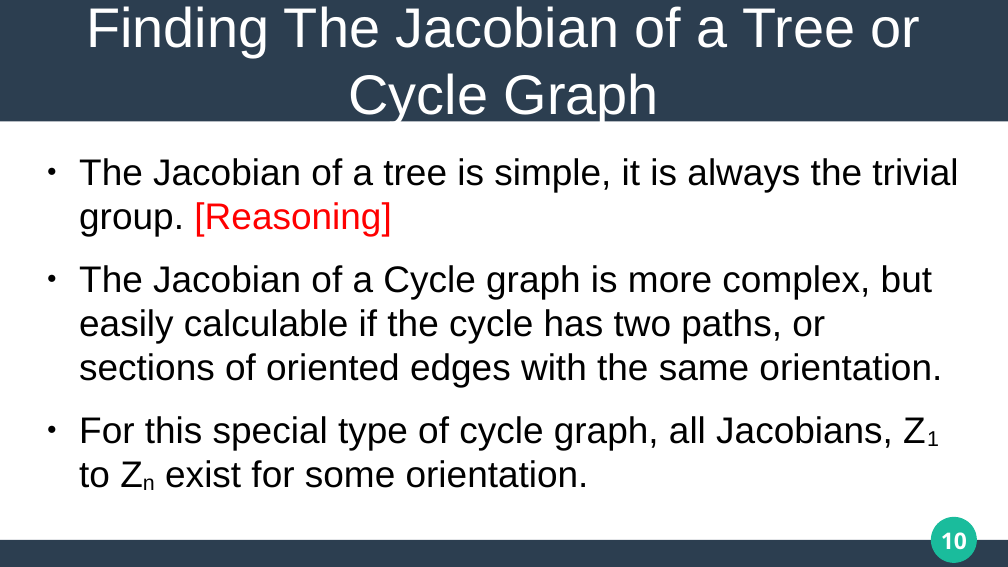
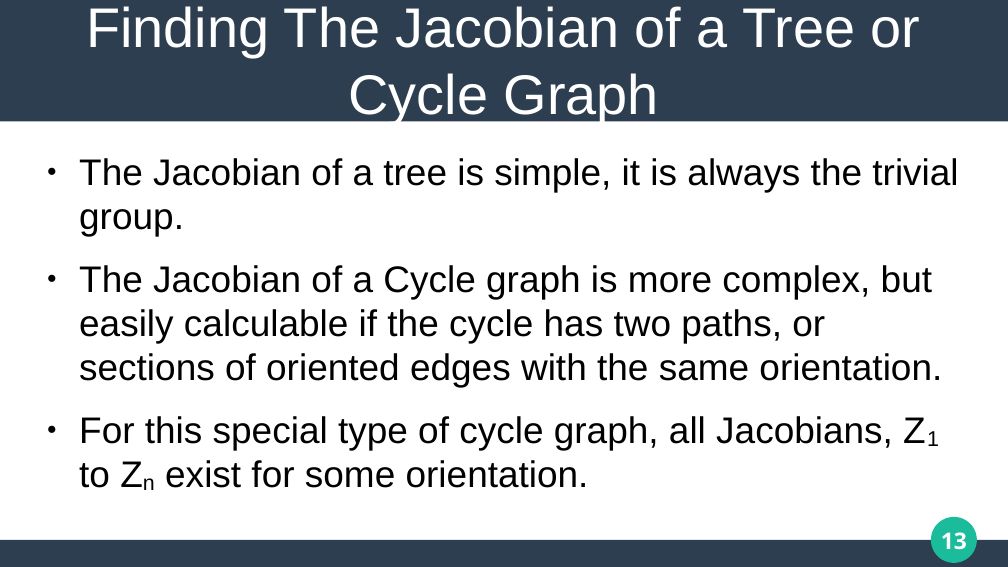
Before and after one commit to matthew-pisano/ChipFiring, a slide deck: slide 13 of Docs/generalPresentation.pptx (slide 10 before the commit). Drawn at 1008x567 pixels with LibreOffice and Linux fonts; fonts in the diff are those of the drawing. Boxes give left, top, right and bottom in pixels: in the first picture for what was removed or moved away, otherwise in the second. Text is boxed around its words. In the diff, an @@ line names an element or a change of style, - is before the commit and + after.

```diff
--- a/Docs/generalPresentation.pptx
+++ b/Docs/generalPresentation.pptx
@@ text at [79, 158, 958, 236]: text changed @@
-● The Jacobian of a tree is simple, it is always the trivial group. [Reasoning]
+● The Jacobian of a tree is simple, it is always the trivial group.
@@ page number at [941, 532, 967, 550]: text changed @@
-10
+13
```
Also in this commit, not shown: 3 other slides changed, 5 slides added, 9 other files.
